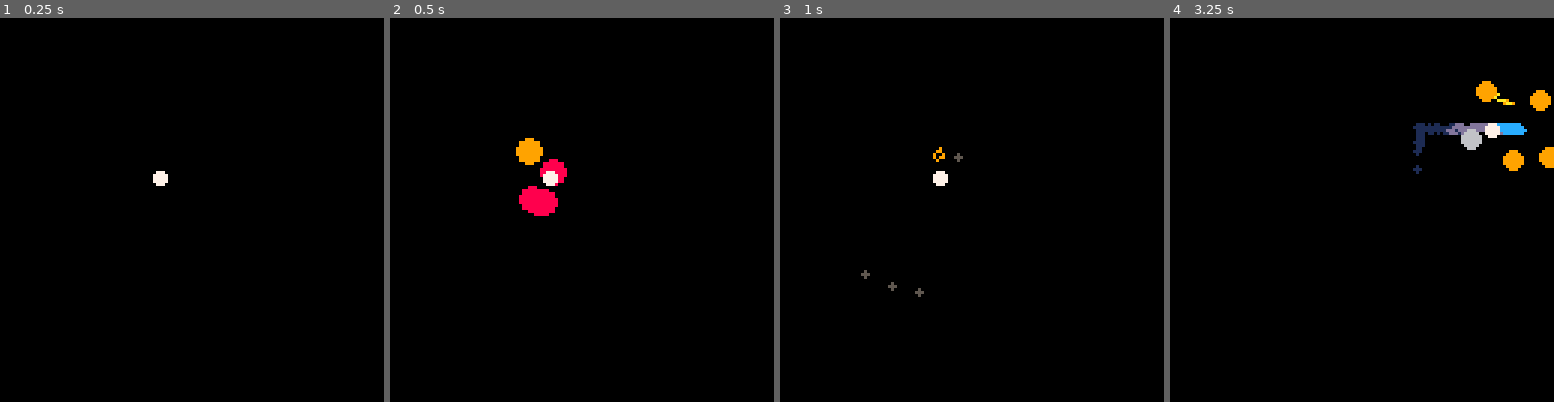
Above: before the commit, frames 1-4 (left to right).
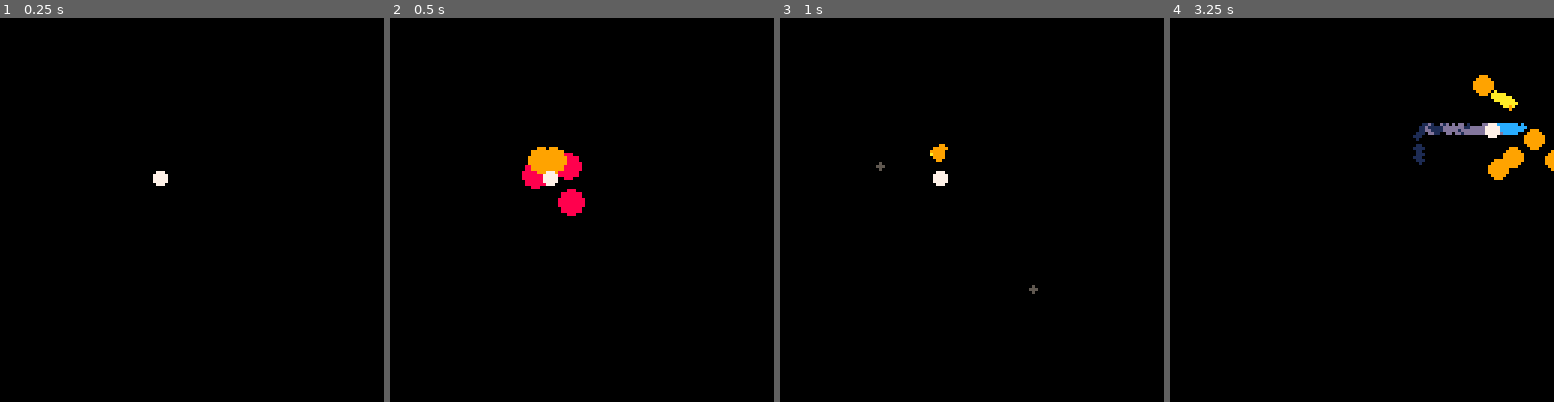
Above: after the commit, the same moments.

Repository: jgradim/gameoff-2020
Game: PICO-8 cartridge sfx.p8
Same seed, same stepped clock (60 frames per second), same inputs: the game is played once before the commit and once after it.
Inputs:
- Up to frame 1 (0.25 s): no input
- Up to frame 2 (0.5 s): tap X (X key) at 0.33 s
- Up to frame 3 (1 s): tap O (Z key) at 0.7 s
- Up to frame 4 (3.25 s): tap X (X key) at 1.07, 1.85, 2.97 s; hold Right 1.6-2.1 s; tap O (Z key) every 0.4 s from 1.7 to 2.9 s; hold Up 2.15-2.42 s; hold Right 2.47-3.03 s; hold Left from 3.08 s (still down)

Frame 1 is identical in both runs. In frame 2, 2.1% of the frame differs, in the area x 32-51%, y 31-52%; in frame 3, 0.3%; in frame 4, 1.8%.

Commit message:
sfx demo complete

Diff:
--- a/sfx.p8
+++ b/sfx.p8
@@ -2,189 +2,163 @@
 version 29
 __lua__
 --particles demo
---by nerdy teachers
-
+--by pkoch
+--stolen from nerdy teachers
 --adapted from lazydev academy's breakout#37 tutorial
 
-effects = {
- particles={},
-
- sched=function(self)
-  return add(effects, self)
- end,
-
- update=function(self)
-  print("updating effect")
+function _init()
+ _init_fxs()
+
+ p = {x=53, y=53, r=2, c=7}
+end
+
+function _update60()
+ _update_fxs()
+
+ if btn(0) then p.x-=1 end
+ if btn(1) then p.x+=1 end
+ if btn(2) then p.y-=1 end
+ if btn(3) then p.y+=1 end
+
+ if btn(4) then
+  fire:sched(p.x,p.y)
+ end
+
+ if btnp(5) then
+  explosion:sched(p.x,p.y)
+ end
+
+ if btn(0) or btn(1) or btn(2) or btn(3) then
+  trail:sched(p.x,p.y)
+ end
+end
+
+function _draw()
+ cls()
+
+  _draw_fxs()
+
+ circfill(p.x,p.y,p.r,p.c)
+end
+-->8
+-- Particles
+function class(super, cls)
+ cls.meta = {__index=super}
+ return setmetatable(cls, cls.meta)
+end
+
+function _init_fxs()
+  particles={}
+end
+
+function _update_fxs()
+ for f in all(particles) do
+  f.t+=1
+  if f.life <= f.t then
+   del(particles, f)
+  else
+   f:update()
+  end
+ end
+end
+
+function _draw_fxs()
+ for f in all(particles) do f:draw() end
+end
+
+base_sfx = {
+ t=0,
+ c=0,
+ r=1,
+ dx=0,
+ dy=0,
+ dr=0,
+ colors={},
+
+ sched=function(cls, ...)
+  sfx(cls.sfx)
+
+  for i=1,cls.amount do
+    f = cls:gen_particle(...)
+    f.t = 0
+    assert(f.life, "particle must know how many frames it'll live")
+    assert(f.x, "particle must know its x")
+    assert(f.y, "particle must know its y")
+
+    add(particles, setmetatable(f, {__index=cls}))
+   end
+ end,
+
+ curr_color=function(f)
+  return f.colors[ceil(f.t*#f.colors/f.life)]
+ end,
+
+ draw=function(f)
+  circfill(f.x, f.y, f.r, f.c)
+ end,
+
+ update=function(f)
+  f.x+=f.dx
+  f.y+=f.dy
+  f.r+=f.dr
+  f.c=f:curr_color()
  end,
 }
 
-trail = {
+trail = class(base_sfx, {
  sfx=0,
  width=1.5,
  colors={12,13,1},
  amount=2,
- sched=function(self, x, y)
-   sfx(self.sfx)
-
-   local w = self.width
-   for i=1, self.amount do
-        add_fx(
-            x-w/2+rnd(w),
-            y-w/2+rnd(w),
-            40+rnd(30),-- die
-            0,         -- dx
-            0,         -- dy
-            false,     -- gravity
-            false,     -- grow
-            false,     -- shrink
-            1,         -- radius
-            self.colors
-        )
-    end
- end,
-}
-
-fire = {
+
+ gen_particle=function(cls, x,y)
+  local w = cls.width
+  return {
+   x=x-w/2+rnd(w),
+   y=y-w/2+rnd(w),
+   life=40+rnd(30),
+  }
+ end
+})
+
+fire =  class(base_sfx, {
  sfx = 2,
  width = 3,
  colors = {8,9,10,5},
  amount = 3,
-
- sched=function(self, x, y)
-    sfx(self.sfx)
-
-    local w = self.width
-    for _=1, self.amount do
-        add_fx(
-            x-w/2+rnd(w),
-            y-w/2+rnd(w),
-            30+rnd(10),
-            0,         -- dx
-            -.5,       -- dy
-            false,     -- gravity
-            false,     -- grow
-            true,      -- shrink
-            2,         -- radius
-            self.colors
-        )
-    end
- end,
-}
-
-explosion = {
-  sfx = 1,
-  size = 5,
-  colors = {8,9,6,5},
-  amount = 5,
-
-  sched=function(self, x, y)
-    sfx(self.sfx)
-
-    for i=1, self.amount do
-        --settings
-        add_fx(
-            x,         -- x
-            y,         -- y
-            30+rnd(25),-- die
-            rnd(2)-1,  -- dx
-            rnd(2)-1,  -- dy
-            false,     -- gravity
-            false,     -- grow
-            true,      -- shrink
-            self.size,         -- radius
-            self.colors    -- color_table
-        )
-    end
-  end,
-}
-
-p = {x=53, y=53, r=2, c=7}
-
-function _update60()
-    update_fx()
-    if btn(0) then p.x-=1 end
-    if btn(1) then p.x+=1 end
-    if btn(2) then p.y-=1 end
-    if btn(3) then p.y+=1 end
-
-    if btn(4) then
-      fire:sched(p.x, p.y)
-    end
-
-    if btnp(5) then
-        explosion:sched(p.x,p.y)
-    end
-
-    if btn(0) or btn(1) or btn(2) or btn(3) then
-        trail:sched(p.x, p.y)
-    end
-end
-
-function _draw()
-    cls()
-
-    draw_fx()
-
-    circfill(p.x,p.y,p.r,p.c)
-end
-
--->8
--- core particle functions
-
-function add_fx(x,y,die,dx,dy,grav,grow,shrink,r,c_table)
-    add(effects,{
-        x=x,
-        y=y,
-        t=0,
-        die=die,
-        dx=dx,
-        dy=dy,
-        grav=grav,
-        grow=grow,
-        shrink=shrink,
-        r=r,
-        c=0,
-        c_table=c_table
-    })
-end
-
-function update_fx()
-    for fx in all(effects) do
-        --lifetime
-        fx.t+=1
-        if fx.t>fx.die then del(effects,fx) end
-
-        --color depends on lifetime and num colors
-        if fx.t/fx.die < 1/#fx.c_table then
-            fx.c=fx.c_table[1]
-
-        elseif fx.t/fx.die < 2/#fx.c_table then
-            fx.c=fx.c_table[2]
-
-        elseif fx.t/fx.die < 3/#fx.c_table then
-            fx.c=fx.c_table[3]
-
-        else
-            fx.c=fx.c_table[4]
-        end
-
-        --physics
-        if fx.grav then fx.dy+=.5 end
-        if fx.grow then fx.r+=.1 end
-        if fx.shrink then fx.r-=.1 end
-
-        --move
-        fx.x+=fx.dx
-        fx.y+=fx.dy
-
-    end
-end
-
-function draw_fx()
- for fx in all(effects) do
-  circfill(fx.x,fx.y,fx.r,fx.c)
- end
-end
+ r = 3,
+ dx=0,
+ dy=-.5,
+ dr=-.1,
+
+ gen_particle=function(cls, x,y)
+  local w = cls.width
+  return {
+   x=x-w/2+rnd(w),
+   y=y-w/2+rnd(w),
+   life=30+rnd(10),
+  }
+ end,
+})
+
+explosion =  class(base_sfx, {
+ sfx = 1,
+ colors={8,9,6,5},
+ amount=5,
+ r=5,
+ dr=-0.1,
+
+ gen_particle=function(cls, x,y)
+  local w = cls.width
+  return {
+    x=x,
+    y=y,
+    life=30+rnd(15),
+    dx=rnd(2)-1,
+    dy=rnd(2)-1,
+  }
+ end,
+})
 
 __gfx__
 00000000000000000000000000000000000000000000000000000000000000000000000000000000000000000000000000000000000000000000000000000000
